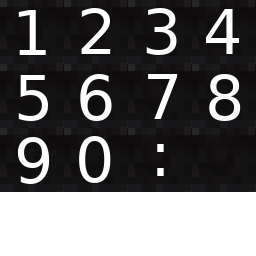
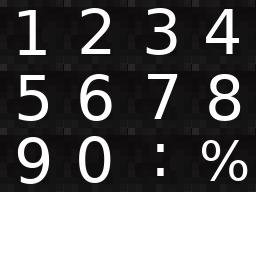
Revision of a layered 256×256 image; what changed, layer by layer:
added layer "%" above "Layer #3" over [202, 140, 248, 181]
